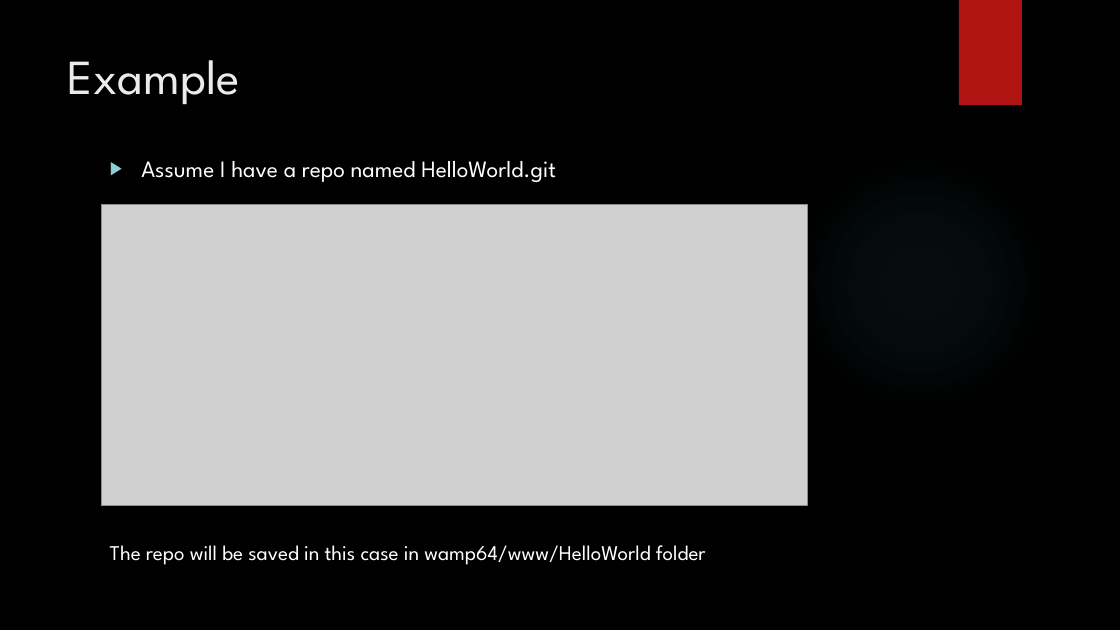
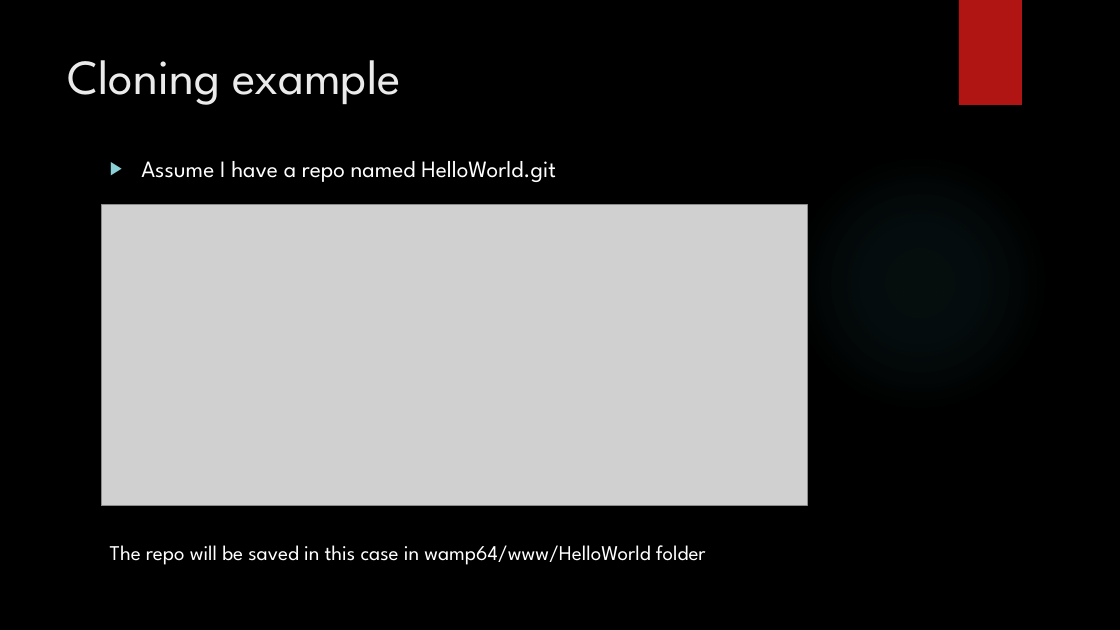
Before and after one commit to jrGabrillo/HelloWorld, a slide deck: slide 14 of github.pptx. Drawn at 1120x630 pixels with LibreOffice and Linux fonts; fonts in the diff are those of the drawing; grey boxes stand for pictures; background and template pictures are left out. Boxes give left, top, right and bottom in pixels: in the first picture for what was removed or moved away, otherwise in the second. Text is boxed around its words. In the diff, an @@ line names an element or a change of style, - is before the commit and + after.

```diff
--- a/github.pptx
+++ b/github.pptx
@@ title at box(68, 60, 401, 105): text changed @@
-Example
+Cloning example
```
Also in this commit, not shown: 1 other slide changed, 4 slides added, 1 other file.
